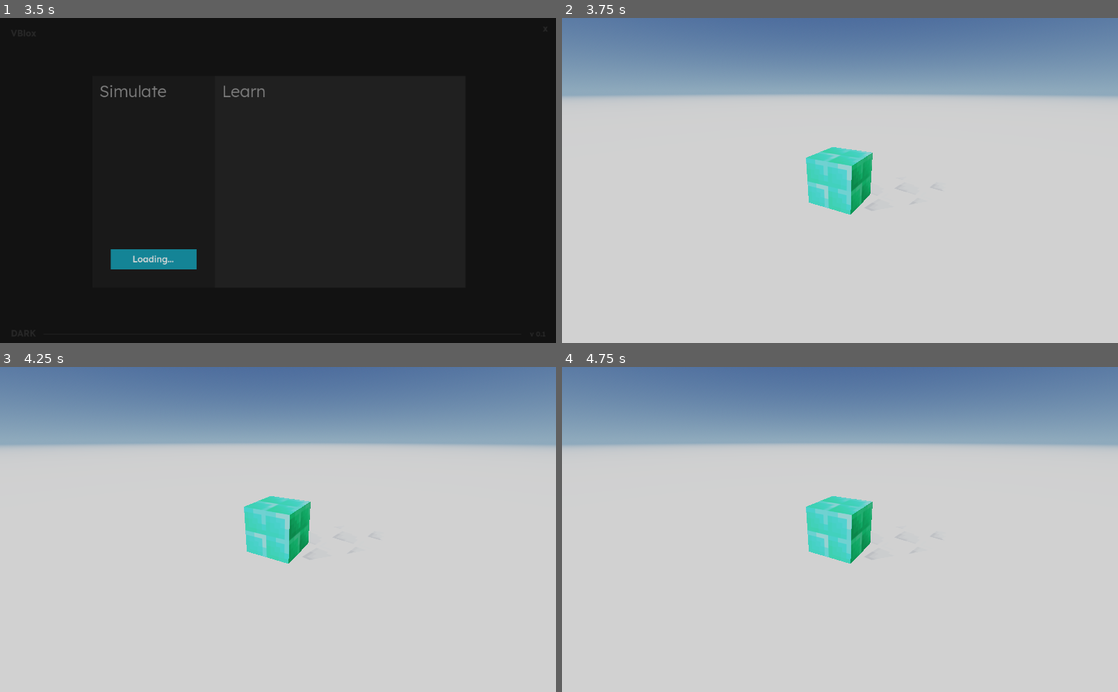
Above: before the commit, frames 1-4 (two rows, left to right).
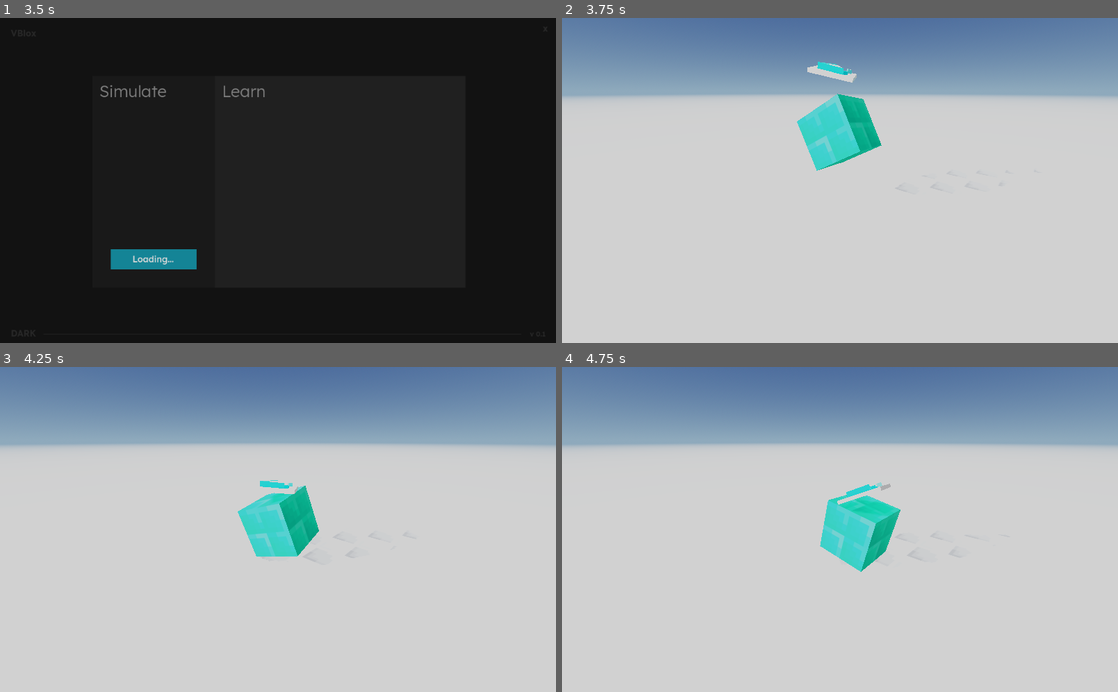
Above: after the commit, the same moments.

Repository: sh4nnja/game-project-roxim
Game: Godot game, scene res://assets/scenes/main_menu/main_menu.tscn
Two runs of this game, one before a commit and one after it. Both use one fixed random seed, a clock stepped at 60 frames per second and the inputs below.
Inputs (mouse positions are in pixels of both pictures, inside the frame that each line leads up to):
- Up to frame 1 (3.5 s): click "Create & Simulate!" at 0.5 s; click "DARK" at 1.25 s; tap Enter at 2 s; move the mouse to (400, 164) at 2.02 s; hold D 2.03-2.75 s; tap Q at 2.1 s; click (400, 164) at 2.17 s; drag from (166, 196) to (250, 245) at 2.77 s
- Up to frame 2 (3.75 s): tap Space at 3.5 s; move the mouse to (895, 109) at 3.52 s; hold D from 3.53 s (still down); tap Ctrl at 3.6 s
- Up to frame 3 (4.25 s): keep holding D
- Up to frame 4 (4.75 s): release D at 4.25 s; drag from (812, 594) to (673, 480) at 4.27 s

Frame 1 is identical in both runs. In frame 2, 4.0% of the frame differs, in the area x 42-58%, y 13-61%; in frame 3, 1.7%; in frame 4, 2.5%.

Commit message:
103123 | Updated File System
103123
- Updated file system and naming of files.
- Changed testing to simulation
- Changed folder hierarchy
- Changed names of nodes.
- Added a model vblox to simulation scene.
- Bug fixes.

Diff:
--- /dev/null
+++ b/assets/materials/interactables/interactable_selected.tres
@@ -0,0 +1,5 @@
+[gd_resource type="StandardMaterial3D" format=3 uid="uid://c54p3ymi4tjhb"]
+
+[resource]
+transparency = 1
+albedo_color = Color(0, 1, 1, 0.392157)
--- a/assets/materials/testing_map_platform_mesh.tres
+++ b/assets/materials/simulation/simulation_map_platform_mesh.tres
@@ -1,6 +1,6 @@
 [gd_resource type="BoxMesh" load_steps=2 format=3 uid="uid://bwda3io5v3y3m"]
 
-[ext_resource type="Material" uid="uid://bjn2y5ldjhdna" path="res://assets/materials/testing_map_platform_material.tres" id="1_skjss"]
+[ext_resource type="Material" uid="uid://bjn2y5ldjhdna" path="res://assets/materials/simulation/simulation_map_platform.tres" id="1_skjss"]
 
 [resource]
 material = ExtResource("1_skjss")
--- a/assets/materials/user_interface_theme.tres
+++ /dev/null
@@ -1,6 +0,0 @@
-[gd_resource type="Theme" load_steps=2 format=3 uid="uid://bk5wpogtv7js8"]
-
-[sub_resource type="StyleBoxTexture" id="StyleBoxTexture_n71b3"]
-
-[resource]
-Panel/styles/panel = SubResource("StyleBoxTexture_n71b3")
--- a/assets/objects/the_cube/the_cube.tscn
+++ b/assets/objects/misc/the_cube/the_cube.tscn
@@ -1,9 +1,10 @@
-[gd_scene load_steps=4 format=3 uid="uid://kdxkrbwue8lb"]
+[gd_scene load_steps=5 format=3 uid="uid://kdxkrbwue8lb"]
 
-[ext_resource type="Material" uid="uid://bhh1ltsx7qtiw" path="res://assets/materials/testing_map_the_cube_material.tres" id="1_81nuv"]
+[ext_resource type="Material" uid="uid://c54p3ymi4tjhb" path="res://assets/materials/interactables/interactable_selected.tres" id="1_usimk"]
+[ext_resource type="Material" uid="uid://bhh1ltsx7qtiw" path="res://assets/materials/interactables/misc/testing_map_the_cube_material.tres" id="2_6m3nm"]
 
 [sub_resource type="BoxMesh" id="BoxMesh_eogva"]
-material = ExtResource("1_81nuv")
+material = ExtResource("2_6m3nm")
 
 [sub_resource type="BoxShape3D" id="BoxShape3D_20two"]
 
@@ -11,6 +12,7 @@
 inertia = Vector3(1, 1, 1)
 
 [node name="cube_texture" type="MeshInstance3D" parent="."]
+material_overlay = ExtResource("1_usimk")
 visibility_range_begin_margin = 100.0
 visibility_range_end = 250.0
 visibility_range_end_margin = 100.0
--- /dev/null
+++ b/assets/objects/misc/vblox_logo/vblox_logo.tscn
@@ -0,0 +1,27 @@
+[gd_scene load_steps=5 format=3 uid="uid://573dhpbs8qay"]
+
+[ext_resource type="ArrayMesh" uid="uid://dly7vafcmu2ro" path="res://assets/dev/vblox_logo/logo.obj" id="1_qvchk"]
+[ext_resource type="Texture2D" uid="uid://b5n45qnj4ci1c" path="res://assets/dev/vblox_logo/logo_texture.png" id="1_ujvok"]
+
+[sub_resource type="StandardMaterial3D" id="StandardMaterial3D_mqnvg"]
+albedo_texture = ExtResource("1_ujvok")
+texture_filter = 2
+texture_repeat = false
+
+[sub_resource type="ConvexPolygonShape3D" id="ConvexPolygonShape3D_vuldm"]
+points = PackedVector3Array(0.14647, 0.156255, 0.259077, -0.353816, 0, -0.353816, -0.353816, 0, 0.353816, 0.353816, 0, -0.353816, 0.353816, 0, 0.353816, -0.119029, 0.136881, -0.297514, -0.380878, 0.0654972, 0.380878, 0.380878, 0.0654972, -0.380878, -0.227865, 0.15334, 0.0433621, -0.380878, 0.0654972, -0.380878, 0.380878, 0.0654972, 0.380878, 0.202915, 0.1563, -0.169051, 0.122767, 0.155501, 0.256601, 0.199623, 0.15502, -0.0886421, -0.172216, 0.1312, -0.247584)
+
+[node name="vblox_logo" type="RigidBody3D"]
+inertia = Vector3(1, 1, 1)
+
+[node name="vblox_texture" type="MeshInstance3D" parent="."]
+material_override = SubResource("StandardMaterial3D_mqnvg")
+visibility_range_begin_margin = 100.0
+visibility_range_end = 250.0
+visibility_range_end_margin = 100.0
+visibility_range_fade_mode = 1
+mesh = ExtResource("1_qvchk")
+skeleton = NodePath("../..")
+
+[node name="vblox_shape" type="CollisionShape3D" parent="."]
+shape = SubResource("ConvexPolygonShape3D_vuldm")
--- a/assets/scenes/main_menu/main_menu.tscn
+++ b/assets/scenes/main_menu/main_menu.tscn
@@ -1,15 +1,15 @@
 [gd_scene load_steps=16 format=3 uid="uid://bar845jxagtue"]
 
 [ext_resource type="Script" path="res://assets/scripts/main_menu_interface.gd" id="1_paa5f"]
-[ext_resource type="StyleBox" uid="uid://gjlm2ta03o8t" path="res://assets/materials/main_menu_learn_panel.tres" id="2_bhgh8"]
+[ext_resource type="StyleBox" uid="uid://dx2a4w1ooukaw" path="res://assets/materials/main_menu/main_menu_simulate_panel.tres" id="2_3wmeo"]
 [ext_resource type="FontFile" uid="uid://drcp5q6p2eycg" path="res://assets/font/lexend/Lexend-Light.ttf" id="2_myf7p"]
 [ext_resource type="FontFile" uid="uid://cuig6gwhj48ik" path="res://assets/font/lexend/Lexend-Bold.ttf" id="2_qi2qc"]
 [ext_resource type="FontFile" uid="uid://3qr0yqigfcse" path="res://assets/font/lexend/Lexend-Medium.ttf" id="3_gegsf"]
-[ext_resource type="StyleBox" uid="uid://c3ha5i26aa7i1" path="res://assets/materials/main_menu_simulate_button.tres" id="4_a02xw"]
-[ext_resource type="StyleBox" uid="uid://dx2a4w1ooukaw" path="res://assets/materials/main_menu_simulate_panel.tres" id="4_lc2c1"]
-[ext_resource type="StyleBox" uid="uid://cnlrxlfpkxh42" path="res://assets/materials/main_menu_simulate_button_hox.tres" id="5_7jko6"]
-[ext_resource type="StyleBox" uid="uid://5ihlhr2cphce" path="res://assets/materials/main_menu_simulate_button_dis.tres" id="5_m5gur"]
-[ext_resource type="StyleBox" uid="uid://dsancdnccx3bk" path="res://assets/materials/main_menu_line_panel.tres" id="6_4sj8a"]
+[ext_resource type="StyleBox" uid="uid://c3ha5i26aa7i1" path="res://assets/materials/main_menu/main_menu_simulate_button.tres" id="4_7xo11"]
+[ext_resource type="StyleBox" uid="uid://cnlrxlfpkxh42" path="res://assets/materials/main_menu/main_menu_simulate_button_hox.tres" id="5_tvr58"]
+[ext_resource type="StyleBox" uid="uid://5ihlhr2cphce" path="res://assets/materials/main_menu/main_menu_simulate_button_dis.tres" id="6_wa3ml"]
+[ext_resource type="StyleBox" uid="uid://gjlm2ta03o8t" path="res://assets/materials/main_menu/main_menu_learn_panel.tres" id="8_af3bp"]
+[ext_resource type="StyleBox" uid="uid://dsancdnccx3bk" path="res://assets/materials/main_menu/main_menu_line_panel.tres" id="10_fftd5"]
 
 [sub_resource type="StyleBoxEmpty" id="StyleBoxEmpty_onrxv"]
 
@@ -68,7 +68,7 @@
 offset_bottom = -0.399963
 grow_horizontal = 2
 grow_vertical = 2
-theme_override_styles/panel = ExtResource("4_lc2c1")
+theme_override_styles/panel = ExtResource("2_3wmeo")
 
 [node name="simulate_button" type="Button" parent="user_interface/body/simulate_panel"]
 layout_mode = 1
@@ -89,11 +89,11 @@
 theme_override_colors/font_disabled_color = Color(0.847059, 0.847059, 0.847059, 1)
 theme_override_fonts/font = ExtResource("3_gegsf")
 theme_override_font_sizes/font_size = 16
-theme_override_styles/normal = ExtResource("4_a02xw")
-theme_override_styles/hover = ExtResource("5_7jko6")
-theme_override_styles/pressed = ExtResource("5_m5gur")
-theme_override_styles/disabled = ExtResource("5_m5gur")
-theme_override_styles/focus = ExtResource("5_m5gur")
+theme_override_styles/normal = ExtResource("4_7xo11")
+theme_override_styles/hover = ExtResource("5_tvr58")
+theme_override_styles/pressed = ExtResource("6_wa3ml")
+theme_override_styles/disabled = ExtResource("6_wa3ml")
+theme_override_styles/focus = ExtResource("6_wa3ml")
 text = "Create & Simulate!"
 
 [node name="simulate_text" type="Label" parent="user_interface/body/simulate_panel"]
@@ -123,7 +123,7 @@
 offset_left = 0.247925
 grow_horizontal = 2
 grow_vertical = 2
-theme_override_styles/panel = ExtResource("2_bhgh8")
+theme_override_styles/panel = ExtResource("8_af3bp")
 
 [node name="learn_text" type="Label" parent="user_interface/body/simulate_panel/learn_panel"]
 layout_mode = 1
@@ -228,7 +228,7 @@
 offset_bottom = -16.0
 grow_horizontal = 2
 grow_vertical = 2
-theme_override_styles/panel = ExtResource("6_4sj8a")
+theme_override_styles/panel = ExtResource("10_fftd5")
 
 [node name="version" type="Label" parent="user_interface/footer"]
 layout_mode = 1
--- a/assets/scenes/virtual_environment_map/virtual_environment_map.tscn
+++ b/assets/scenes/simulation_map/simulation_map.tscn
@@ -1,11 +1,11 @@
-[gd_scene load_steps=13 format=3 uid="uid://cd86vkgynmcjm"]
+[gd_scene load_steps=16 format=3 uid="uid://cd86vkgynmcjm"]
 
-[ext_resource type="Script" path="res://assets/scripts/virtual_env_interface.gd" id="1_fl6jg"]
-[ext_resource type="Environment" uid="uid://h8bnb2qacxo2" path="res://assets/materials/testing_map_env.tres" id="1_jmu0e"]
-[ext_resource type="BoxMesh" uid="uid://bwda3io5v3y3m" path="res://assets/materials/testing_map_platform_mesh.tres" id="2_6v705"]
-[ext_resource type="FontFile" uid="uid://drcp5q6p2eycg" path="res://assets/font/lexend/Lexend-Light.ttf" id="2_eg0tp"]
-[ext_resource type="PackedScene" uid="uid://btwcn5425ye0f" path="res://assets/objects/floating_camera/camera.tscn" id="3_cpdo3"]
-[ext_resource type="PackedScene" uid="uid://kdxkrbwue8lb" path="res://assets/objects/the_cube/the_cube.tscn" id="4_8h61a"]
+[ext_resource type="Script" path="res://assets/scripts/simulation_interface.gd" id="1_ss05d"]
+[ext_resource type="FontFile" uid="uid://drcp5q6p2eycg" path="res://assets/font/lexend/Lexend-Light.ttf" id="2_uuw30"]
+[ext_resource type="BoxMesh" uid="uid://bwda3io5v3y3m" path="res://assets/materials/simulation/simulation_map_platform_mesh.tres" id="3_yn1j6"]
+[ext_resource type="PackedScene" uid="uid://btwcn5425ye0f" path="res://assets/objects/camera/camera.tscn" id="4_y7ocw"]
+[ext_resource type="PackedScene" uid="uid://kdxkrbwue8lb" path="res://assets/objects/misc/the_cube/the_cube.tscn" id="5_jvy4d"]
+[ext_resource type="PackedScene" uid="uid://573dhpbs8qay" path="res://assets/objects/misc/vblox_logo/vblox_logo.tscn" id="6_ind2l"]
 
 [sub_resource type="StyleBoxEmpty" id="StyleBoxEmpty_784js"]
 
@@ -17,10 +17,33 @@
 
 [sub_resource type="StyleBoxEmpty" id="StyleBoxEmpty_a4wq3"]
 
+[sub_resource type="ProceduralSkyMaterial" id="ProceduralSkyMaterial_epgrl"]
+sky_top_color = Color(0.211765, 0.313726, 0.552941, 1)
+sky_horizon_color = Color(0.545098, 0.686275, 0.811765, 1)
+sky_curve = 0.13
+ground_bottom_color = Color(0.545098, 0.686275, 0.811765, 1)
+ground_horizon_color = Color(0.545098, 0.686275, 0.811765, 1)
+sun_curve = 0.13
+
+[sub_resource type="Sky" id="Sky_872ar"]
+sky_material = SubResource("ProceduralSkyMaterial_epgrl")
+radiance_size = 0
+
+[sub_resource type="Environment" id="Environment_nbaml"]
+background_mode = 2
+sky = SubResource("Sky_872ar")
+ambient_light_source = 2
+ambient_light_color = Color(0.780392, 0.780392, 0.780392, 1)
+tonemap_mode = 2
+tonemap_white = 10.0
+sdfgi_use_occlusion = true
+fog_aerial_perspective = 0.75
+adjustment_enabled = true
+
 [sub_resource type="ConcavePolygonShape3D" id="ConcavePolygonShape3D_njmuf"]
 data = PackedVector3Array(-375, 0.5, 375, 375, 0.5, 375, -375, -0.5, 375, 375, 0.5, 375, 375, -0.5, 375, -375, -0.5, 37 …(500 unchanged characters)…
 
-[node name="virtual_environment" type="Node3D"]
+[node name="simulation_map" type="Node3D"]
 
 [node name="user_interface" type="Control" parent="."]
 layout_mode = 3
@@ -29,7 +52,7 @@
 anchor_bottom = 1.0
 grow_horizontal = 2
 grow_vertical = 2
-script = ExtResource("1_fl6jg")
+script = ExtResource("1_ss05d")
 
 [node name="background" type="ColorRect" parent="user_interface"]
 layout_mode = 1
@@ -79,7 +102,7 @@
 alignment = 2
 
 [node name="environment" type="WorldEnvironment" parent="."]
-environment = ExtResource("1_jmu0e")
+environment = SubResource("Environment_nbaml")
 
 [node name="light" type="DirectionalLight3D" parent="."]
 transform = Transform3D(0.853448, 0.213772, -0.475319, -0.0316764, 0.931599, 0.362106, 0.520215, -0.293982, 0.801842, 0, 3.70621, 0)
@@ -93,18 +116,22 @@
 collision_mask = 0
 
 [node name="texture" type="MeshInstance3D" parent="platform"]
-mesh = ExtResource("2_6v705")
+mesh = ExtResource("3_yn1j6")
 
 [node name="shape" type="CollisionShape3D" parent="platform"]
 shape = SubResource("ConcavePolygonShape3D_njmuf")
 
-[node name="camera" parent="." instance=ExtResource("3_cpdo3")]
+[node name="camera" parent="." instance=ExtResource("4_y7ocw")]
 transform = Transform3D(0.747218, -0.259671, 0.611748, 0, 0.920505, 0.390731, -0.664578, -0.291961, 0.687818, 2.7663, 2.70493, 3.13174)
 cam_movement_enabled = true
 
 [node name="objects" type="Node3D" parent="."]
+transform = Transform3D(1, 0, 0, 0, 1, 0, 0, 0, 1, 0, 1, 0)
 
-[node name="the_cube" parent="objects" instance=ExtResource("4_8h61a")]
-transform = Transform3D(0.976971, 0, 0.213371, 0, 1, 0, -0.213371, 0, 0.976971, 0, 1.02117, 0)
+[node name="the_cube" parent="objects" instance=ExtResource("5_jvy4d")]
+transform = Transform3D(0.846082, -0.5, 0.184785, 0.488485, 0.866025, 0.106685, -0.213371, 0, 0.976971, 0, 1.02117, 0)
+
+[node name="vblox_logo" parent="objects" instance=ExtResource("6_ind2l")]
+transform = Transform3D(0.539705, 0.258819, -0.801081, -0.144614, 0.965926, 0.214649, 0.82934, 0, 0.558744, -0.0654791, 2.05226, 0.112715)
 
 [connection signal="pressed" from="user_interface/pause_menu/menu_button" to="user_interface" method="_on_menu_button_pressed"]
--- a/assets/scripts/main_menu_interface.gd
+++ b/assets/scripts/main_menu_interface.gd
@@ -43,14 +43,14 @@
 @onready var _background: ColorRect = get_node("background")
 @onready var _title: Label = get_node("user_interface/header/title")
 @onready var _version: Label = get_node("user_interface/footer/version")
-@onready var _line_panel_res = preload("res://assets/materials/main_menu_line_panel.tres")
+@onready var _line_panel_res = preload("res://assets/materials/main_menu/main_menu_line_panel.tres")
 
 # Learn interface.
-@onready var _learn_panel_res = preload("res://assets/materials/main_menu_learn_panel.tres")
+@onready var _learn_panel_res = preload("res://assets/materials/main_menu/main_menu_learn_panel.tres")
 @onready var _learn_panel_txt: Label = get_node("user_interface/body/simulate_panel/learn_panel/learn_text")
 
 # Simulate interface.
-@onready var _sim_panel_res = preload("res://assets/materials/main_menu_simulate_panel.tres")
+@onready var _sim_panel_res = preload("res://assets/materials/main_menu/main_menu_simulate_panel.tres")
 @onready var _sim_panel_txt: Label = get_node("user_interface/body/simulate_panel/learn_panel/learn_text")
 @onready var _simulate_btn: Button = get_node("user_interface/body/simulate_panel/simulate_button")
 
@@ -149,4 +149,4 @@
 	await get_tree().create_timer(3).timeout
 
 	# Change the scene.
-	get_tree().change_scene_to_file("res://assets/scenes/virtual_environment_map/virtual_environment_map.tscn")
+	get_tree().change_scene_to_file("res://assets/scenes/simulation_map/simulation_map.tscn")
--- a/project.godot
+++ b/project.godot
@@ -44,4 +44,4 @@
 
 occlusion_culling/bvh_build_quality=1
 renderer/rendering_method="mobile"
-environment/defaults/default_environment="res://assets/materials/testing_map_env.tres"
+environment/defaults/default_environment="res://assets/materials/simulation/simulation_map_env.tres"
Not shown, removed: .dev/vblox_logo/logo.mtl
Not shown, removed: .dev/vblox_logo/logo.obj
Binary file removed: .dev/vblox_logo/logo.png
Binary file removed: .dev/vblox_logo/logo_hero.png
Binary file removed: .dev/vblox_logo/logo_texture.png
Binary file removed: .dev/vblox_logo/logo_texture_white.png
Renamed: assets/materials/testing_map_the_cube_material.tres -> assets/materials/interactables/misc/testing_map_the_cube_material.tres
Renamed: assets/materials/main_menu_learn_panel.tres -> assets/materials/main_menu/main_menu_learn_panel.tres
Renamed: assets/materials/main_menu_line_panel.tres -> assets/materials/main_menu/main_menu_line_panel.tres
Renamed: assets/materials/main_menu_simulate_button.tres -> assets/materials/main_menu/main_menu_simulate_button.tres
Renamed: assets/materials/main_menu_simulate_button_dis.tres -> assets/materials/main_menu/main_menu_simulate_button_dis.tres
Renamed: assets/materials/main_menu_simulate_button_hox.tres -> assets/materials/main_menu/main_menu_simulate_button_hox.tres
(and 12 more such lines)
